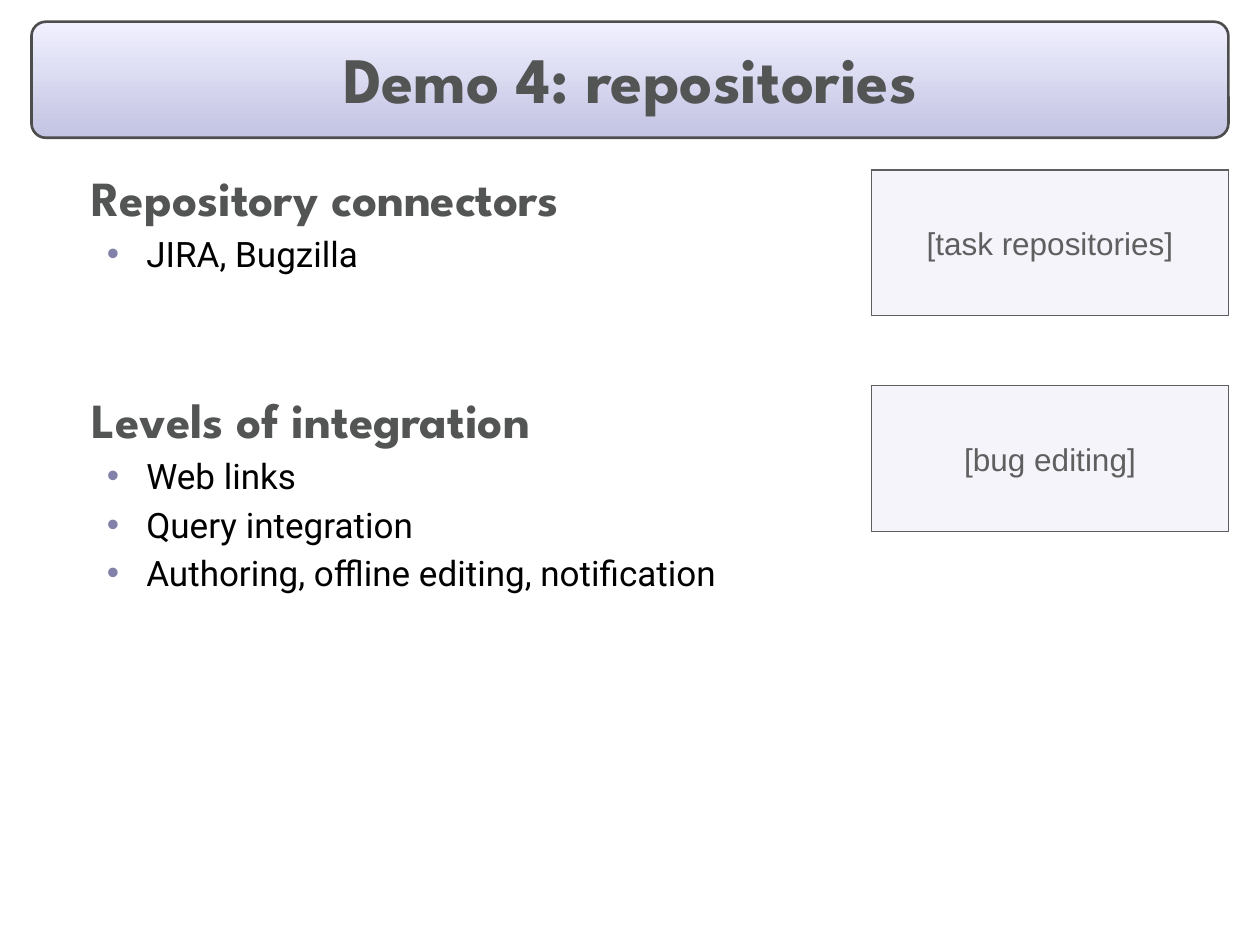
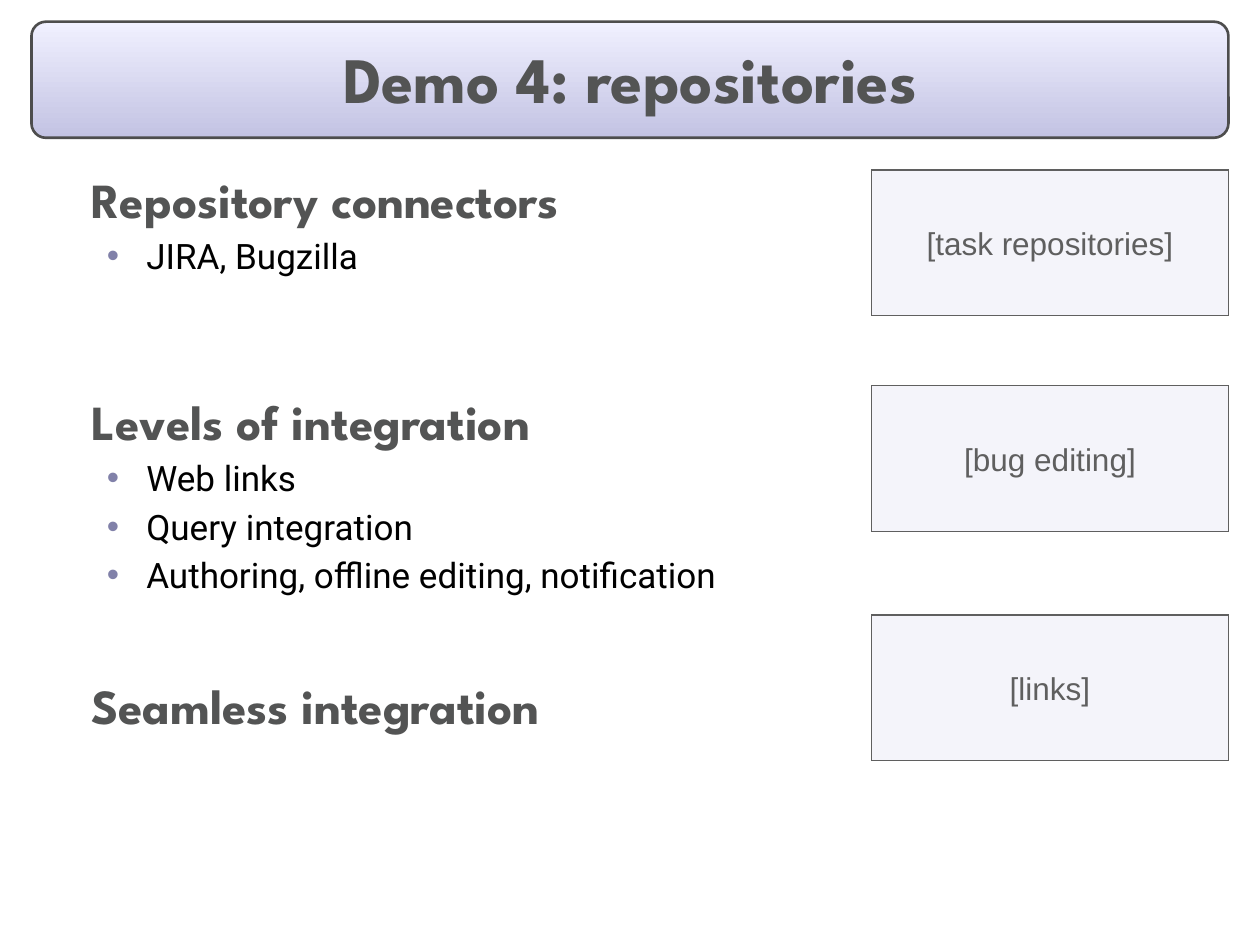
Before and after one commit to eclipse-mylyn/mylyn-website, a slide deck: slide 8 of publications/2006-03-mylar-eclipsecon.ppt. Drawn at 1260x945 pixels with LibreOffice and Linux fonts; fonts in the diff are those of the drawing. Boxes give left, top, right and bottom in pixels: in the first picture for what was removed or moved away, otherwise in the second. Text is boxed around its words. In the diff, an @@ line names an element or a change of style, - is before the commit and + after.

```diff
--- a/publications/2006-03-mylar-eclipsecon.ppt
+++ b/publications/2006-03-mylar-eclipsecon.ppt
@@ rectangle added at [872, 615, 1228, 761], fill #F4F4FA, outline #5F5F5F 0.74 pt, 18 pt, text #5F5F5F @@
+[links]
@@ text at [91, 690, 539, 735]: paragraph added @@
+  Seamless integration
```
Also in this commit, not shown: 17 other slides changed.
